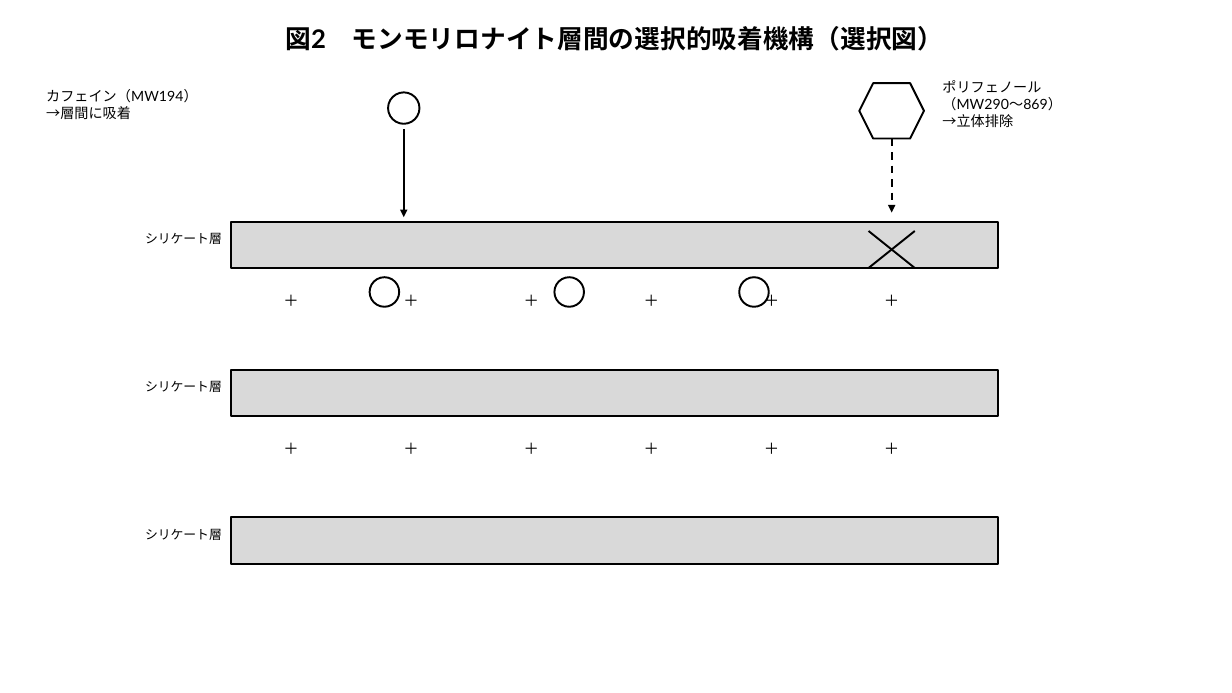
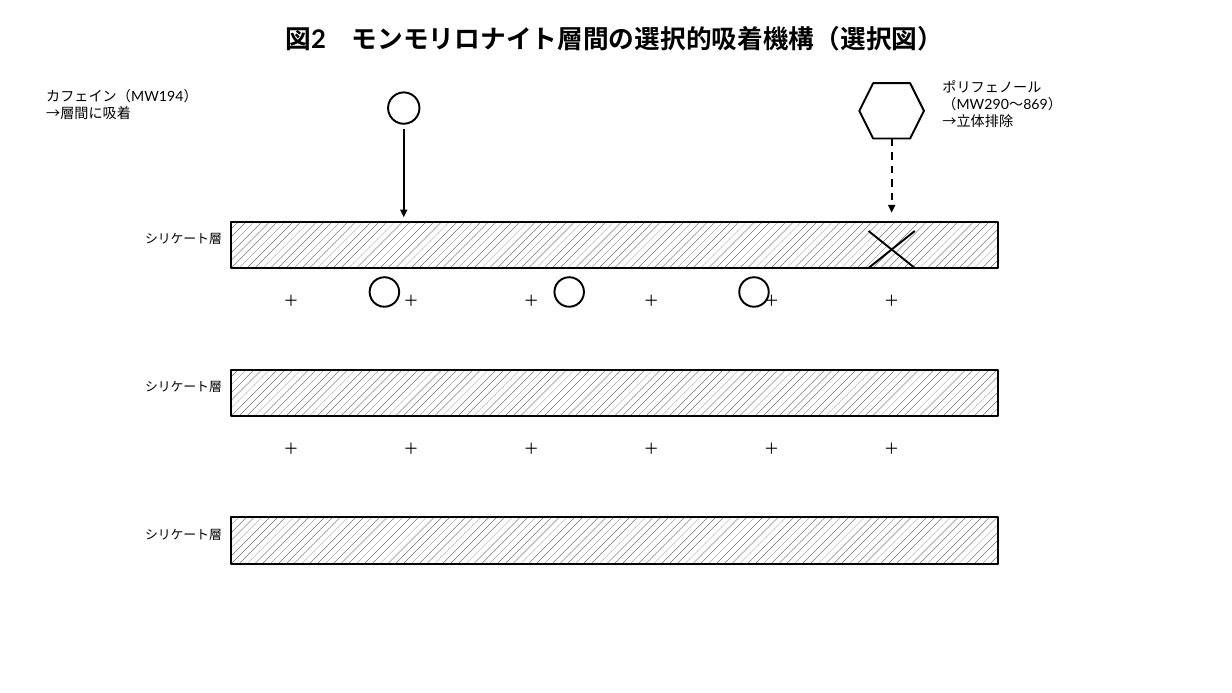
Before and after one commit to bougtoir/heat-accidents-mortality, a slide deck: slide 2 of montmorillonite_decaf/patent_figures.pptx. Drawn at 1232x693 pixels with LibreOffice and Linux fonts; fonts in the diff are those of the drawing. Boxes give left, top, right and bottom in pixels: in the first picture for what was removed or moved away, otherwise in the second. Text is boxed around its words. In the diff, an @@ line names an element or a change of style, - is before the commit and + after.

```diff
--- a/montmorillonite_decaf/patent_figures.pptx
+++ b/montmorillonite_decaf/patent_figures.pptx
@@ fill #D9D9D9 to pattern #000000 on #FFFFFF in 3 elements at [231, 518, 998, 564], [231, 370, 998, 416], [231, 222, 998, 268] @@
```
Also in this commit, not shown: 4 other slides changed, 9 other files.
